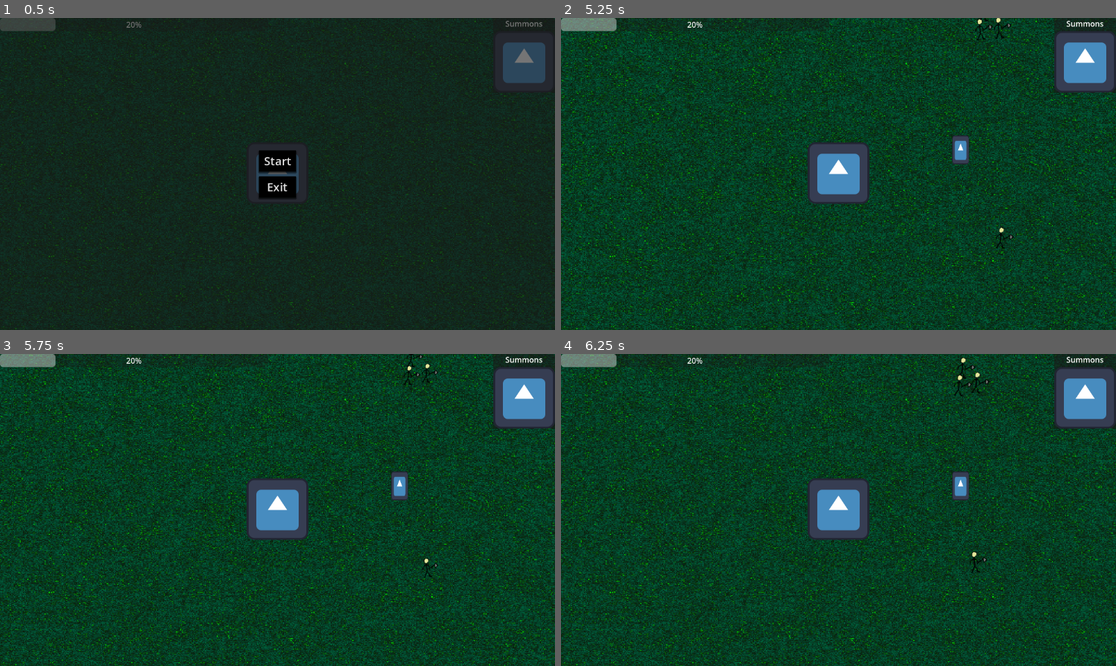
Above: before the commit, frames 1-4 (two rows, left to right).
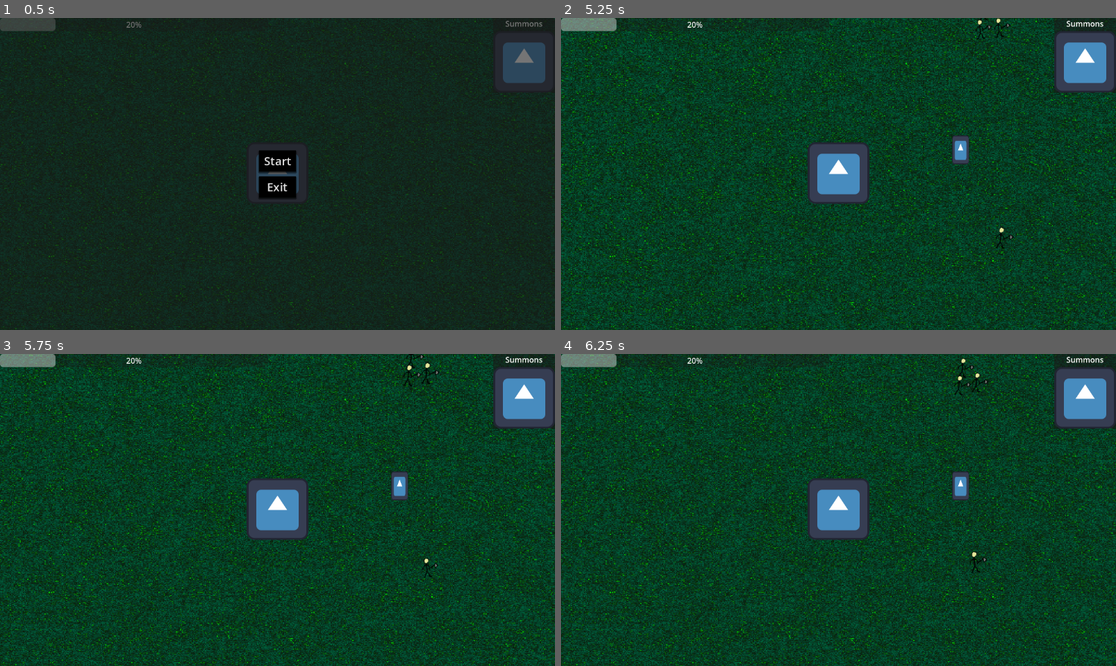
Above: after the commit, the same moments.

Repository: Igorrreha/ldjam-summoning
Game: Godot game, scene res://main.tscn
Same seed, same stepped clock (60 frames per second), same inputs: the game is played once before the commit and once after it. The engine's default icon, where the game draws it, is replaced by a stand-in: a white triangle on a blue panel in a dark square.
Inputs (mouse positions are in pixels of both pictures, inside the frame that each line leads up to):
- Up to frame 1 (0.5 s): no input
- Up to frame 2 (5.25 s): click "Start" at 0.5 s; click (1082, 61) at 1.25 s; click (1082, 61) at 2 s; click (1082, 61) at 2.75 s; tap Enter at 3.5 s; move the mouse to (960, 158) at 3.52 s; tap 1 at 3.6, 5.1 s; click (960, 158) at 3.67 s; tap Space at 4.25 s; drag from (727, 189) to (960, 158) at 4.27 s; move the mouse to (894, 105) at 5.02 s; click (894, 105) at 5.17 s
- Up to frame 3 (5.75 s): no input
- Up to frame 4 (6.25 s): drag from (810, 572) to (960, 494) at 5.77 s

Frame 1 is identical in both runs. In frame 2, less than 0.1% of the frame differs, in the area x 74-82%, y 0-69%; in frame 3, less than 0.1%; in frame 4, less than 0.1%, in the area x 70-78%, y 1-64%.

Commit message:
States and animation for human

Diff:
--- a/modules/enemies/prefabs/human.tscn
+++ b/modules/enemies/prefabs/human.tscn
@@ -37,6 +37,112 @@
 "handle_modes": PackedInt32Array(0),
 "points": PackedFloat32Array(1, -0.25, 0, 0.25, 0),
 "times": PackedFloat32Array(0)
+}
+tracks/3/type = "value"
+tracks/3/imported = false
+tracks/3/enabled = true
+tracks/3/path = NodePath("Icon:position")
+tracks/3/interp = 1
+tracks/3/loop_wrap = true
+tracks/3/keys = {
+"times": PackedFloat32Array(0),
+"transitions": PackedFloat32Array(1),
+"update": 0,
+"values": [Vector2(0, -20)]
+}
+tracks/4/type = "value"
+tracks/4/imported = false
+tracks/4/enabled = true
+tracks/4/path = NodePath("Icon:scale")
+tracks/4/interp = 1
+tracks/4/loop_wrap = true
+tracks/4/keys = {
+"times": PackedFloat32Array(0),
+"transitions": PackedFloat32Array(1),
+"update": 0,
+"values": [Vector2(1, 1)]
+}
+
+[sub_resource type="Animation" id="Animation_p8ash"]
+resource_name = "attack"
+length = 0.8
+loop_mode = 1
+tracks/0/type = "value"
+tracks/0/imported = false
+tracks/0/enabled = true
+tracks/0/path = NodePath("Icon:position")
+tracks/0/interp = 1
+tracks/0/loop_wrap = true
+tracks/0/keys = {
+"times": PackedFloat32Array(0, 0.3, 0.5, 0.8),
+"transitions": PackedFloat32Array(1, 1, 1, 1),
+"update": 0,
+"values": [Vector2(0, -20), Vector2(-5.995, -20), Vector2(11.373, -20), Vector2(0, -20)]
+}
+tracks/1/type = "bezier"
+tracks/1/imported = false
+tracks/1/enabled = true
+tracks/1/path = NodePath("Icon:rotation")
+tracks/1/interp = 1
+tracks/1/loop_wrap = true
+tracks/1/keys = {
+"handle_modes": PackedInt32Array(0, 0, 0, 0),
+"points": PackedFloat32Array(0, -0.25, 0, 0.25, 0, -0.322886, -0.25, 0, 0.25, 0, 0.417134, -0.25, 0, 0.25, 0, 0, -0.25, 0, 0.25, 0),
+"times": PackedFloat32Array(0, 0.3, 0.5, 0.8)
+}
+tracks/2/type = "method"
+tracks/2/imported = false
+tracks/2/enabled = true
+tracks/2/path = NodePath(".")
+tracks/2/interp = 1
+tracks/2/loop_wrap = true
+tracks/2/keys = {
+"times": PackedFloat32Array(0.5),
+"transitions": PackedFloat32Array(1),
+"values": [{
+"args": [],
+"method": &"attack"
+}]
+}
+
+[sub_resource type="Animation" id="Animation_86jl4"]
+resource_name = "idle"
+loop_mode = 1
+tracks/0/type = "value"
+tracks/0/imported = false
+tracks/0/enabled = true
+tracks/0/path = NodePath("Icon:scale")
+tracks/0/interp = 1
+tracks/0/loop_wrap = true
+tracks/0/keys = {
+"times": PackedFloat32Array(0, 0.5, 1),
+"transitions": PackedFloat32Array(1, 1, 1),
+"update": 0,
+"values": [Vector2(1, 1), Vector2(1, 0.9), Vector2(1, 1)]
+}
+tracks/1/type = "value"
+tracks/1/imported = false
+tracks/1/enabled = true
+tracks/1/path = NodePath("Icon:position")
+tracks/1/interp = 1
+tracks/1/loop_wrap = true
+tracks/1/keys = {
+"times": PackedFloat32Array(0, 0.5, 1),
+"transitions": PackedFloat32Array(1, 1, 1),
+"update": 0,
+"values": [Vector2(0, -15), Vector2(0, -12), Vector2(0, -15)]
+}
+tracks/2/type = "value"
+tracks/2/imported = false
+tracks/2/enabled = true
+tracks/2/path = NodePath("Icon:rotation")
+tracks/2/interp = 1
+tracks/2/loop_wrap = true
+tracks/2/keys = {
+"times": PackedFloat32Array(0),
+"transitions": PackedFloat32Array(1),
+"update": 0,
+"values": [0.0]
 }
 
 [sub_resource type="Animation" id="Animation_trqbf"]
@@ -80,6 +186,8 @@
 [sub_resource type="AnimationLibrary" id="AnimationLibrary_ie52g"]
 _data = {
 "RESET": SubResource("Animation_ufcsp"),
+"attack": SubResource("Animation_p8ash"),
+"idle": SubResource("Animation_86jl4"),
 "walk": SubResource("Animation_trqbf")
 }
 
@@ -91,13 +199,12 @@
 [sub_resource type="CircleShape2D" id="CircleShape2D_g8x3i"]
 radius = 100.02
 
-[node name="Human" type="Area2D" node_paths=PackedStringArray("atack_timer")]
+[node name="Human" type="Area2D"]
 collision_layer = 2
 collision_mask = 5
 script = ExtResource("2_chmqu")
 speed = 1.0
 attack_power = 10.0
-atack_timer = NodePath("AtackTimer")
 _max_health = 3.0
 
 [node name="Icon" type="Sprite2D" parent="."]
@@ -108,7 +215,6 @@
 libraries = {
 "": SubResource("AnimationLibrary_ie52g")
 }
-autoplay = "walk"
 
 [node name="BodyCollider" type="CollisionShape2D" parent="."]
 shape = SubResource("CircleShape2D_53o53")
@@ -129,9 +235,6 @@
 [node name="DetectCollider" type="CollisionShape2D" parent="DetectArea"]
 shape = SubResource("CircleShape2D_g8x3i")
 
-[node name="AtackTimer" type="Timer" parent="."]
-
 [connection signal="area_entered" from="AttackArea" to="." method="_on_attack_area_area_entered"]
 [connection signal="area_entered" from="DetectArea" to="." method="_on_detect_area_area_entered"]
 [connection signal="area_exited" from="DetectArea" to="." method="_on_detect_area_area_exited"]
-[connection signal="timeout" from="AtackTimer" to="." method="_on_atack_timer_timeout"]
--- a/modules/enemies/scripts/human_controller.gd
+++ b/modules/enemies/scripts/human_controller.gd
@@ -7,28 +7,41 @@
 
 @export var atack_timer: Timer
 
+@onready var animation_player: AnimationPlayer = $AnimationPlayer
+
 
 var main_target: DamageableArea2D
 var current_target: DamageableArea2D
+	#set(v):
+	#	current_target = v
+	#	if not is_instance_valid(main_target) and not is_instance_valid(current_target) and get_overlapping_areas().is_empty():
+	#		set_anim_with_state(HumanStates.stay)
 
-var is_moving = true
+var current_state = HumanStates.moving:
+	set(v):
+		current_state = v
+		set_anim_with_state(v)
 
 
 func setup(position: Vector2, target: DamageableArea2D):
 	self.global_position = position
 	self.main_target = target
 	current_target = main_target
+	set_anim_with_state(HumanStates.moving)
 
 
 func _process(delta: float) -> void:
-	if is_moving and is_instance_valid(current_target):
+	if current_state == HumanStates.moving and is_instance_valid(current_target):
 		move_to_target(current_target)
+	elif current_state == HumanStates.attack:
+		pass
+	else:
+		current_state = HumanStates.stay
 
 
 func change_target(target: DamageableArea2D):
 	self.current_target = target
-	is_moving = true
-	atack_timer.stop()
+	current_state = HumanStates.moving
 
 
 func move_to_target(target: DamageableArea2D):
@@ -41,9 +54,7 @@
 
 
 func _on_attack_area_area_entered(area: Area2D) -> void:
-	is_moving = false
-	attack()
-	atack_timer.start()
+	current_state = HumanStates.attack
 
 
 func _on_detect_area_area_entered(area: Area2D) -> void:
@@ -60,9 +71,22 @@
 	if is_instance_valid(main_target):
 		change_target(main_target)
 	else:
-		is_moving = false
-		atack_timer.stop()
+		current_state = HumanStates.stay
 
 
-func _on_atack_timer_timeout() -> void:
-	attack()
+func set_anim_with_state(state: HumanStates):
+	match state:
+		HumanStates.stay:
+			animation_player.play("idle")
+		HumanStates.moving:
+			animation_player.play("walk")
+		HumanStates.attack:
+			animation_player.play("attack")
+
+
+enum HumanStates
+{
+	stay,
+	moving,
+	attack,
+}
Not shown: 1 places in modules/enemies/prefabs/human.tscn that only renumber resources
